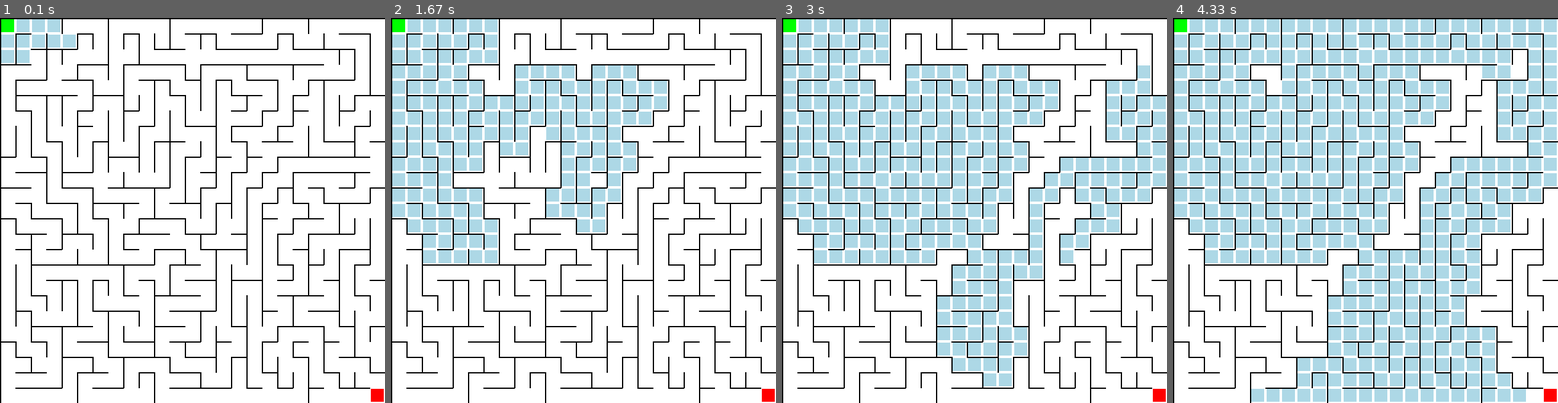
Above: before the commit, frames 1-4 (left to right).
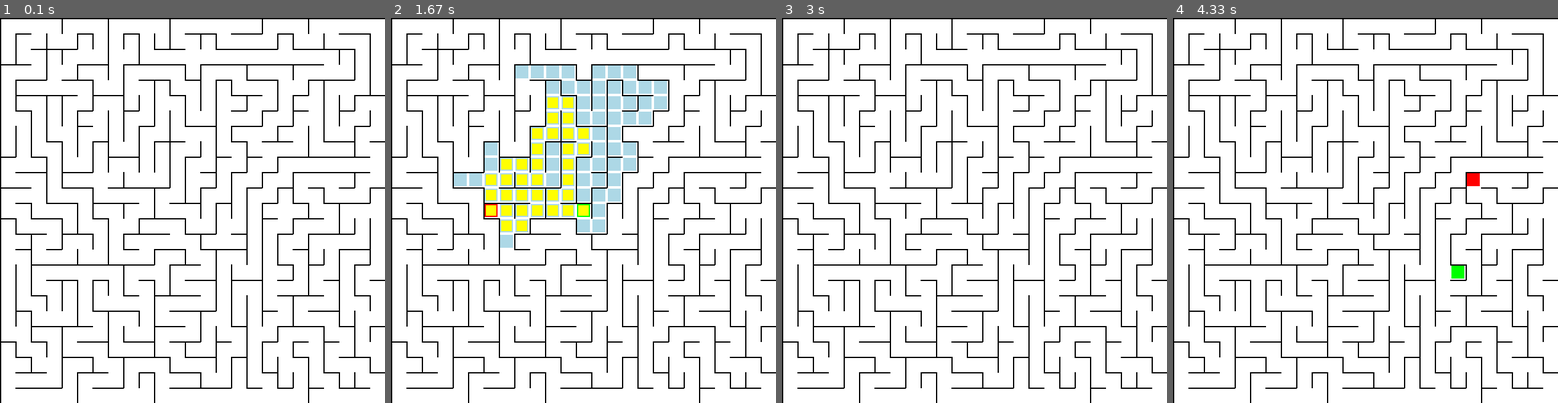
Above: after the commit, the same moments.

Repository: 06navdeep06/maze-using-Dijkstra-s-Algorithm
Game: pygame game, started from maze.py
Same seed, same stepped clock (60 frames per second), same inputs: the game is played once before the commit and once after it.
Inputs (mouse positions are in pixels of both pictures, inside the frame that each line leads up to):
- Up to frame 1 (0.1 s): no input
- Up to frame 2 (1.67 s): click (583, 210) at 0.38 s; click (491, 214) at 0.83 s; tap Space at 1.13 s
- Up to frame 3 (3 s): hold R from 2.67 s (still down); tap Space at 2.73 s
- Up to frame 4 (4.33 s): tap Space at 3.03 s; release R at 3.13 s; move the mouse to (1465, 272) at 3.17 s; click (1465, 272) at 3.33 s; move the mouse to (1465, 175) at 3.63 s; click (1465, 175) at 3.92 s

The runs differ from the first frame. In frame 1, 1.4% of the frame differs, in the area x 0-100%, y 0-100%; in frame 2, 17%; in frame 3, 34%; in frame 4, 49%.

Commit message:
feat: Add interactive start/end point selection

Diff:
--- a/maze.py
+++ b/maze.py
@@ -321,8 +321,7 @@
         return '\n'.join(''.join(line) for line in matrix) + '\n'
 
 if __name__ == '__main__':
-    from dijkstra import dijkstra_animated
-    from visualizer import MazeVisualizer, GREEN, RED
+    from visualizer import MazeVisualizer
     import sys
 
     if len(sys.argv) > 1:
@@ -338,26 +337,6 @@
     # Generate the maze
     maze = Maze.generate(width, height)
 
-    # Define start and end points
-    start_node = (0, 0)
-    end_node = (width - 1, height - 1)
-
-    # Set up the visualizer
+    # Create and run the visualizer
     visualizer = MazeVisualizer(maze, cell_size=25)
-    visualizer.draw_maze()
-    visualizer.highlight_cell(start_node, GREEN)
-    visualizer.highlight_cell(end_node, RED)
-
-    # Run the pathfinding algorithm and animate it
-    graph = maze.to_graph()
-    path_generator = dijkstra_animated(graph, start_node, end_node)
-
-    # Animate the exploration and get the final path from the generator's return value
-    final_path = visualizer.animate_pathfinding(path_generator, start_node, end_node)
-
-    # Draw the final path if it was found
-    if final_path:
-        visualizer.draw_path(final_path)
-
-    # Keep the window open
     visualizer.run()
--- a/visualizer.py
+++ b/visualizer.py
@@ -1,4 +1,5 @@
 import pygame
+from dijkstra import dijkstra_animated
 
 # Cardinal directions for wall checks
 N, S, W, E = ('n', 's', 'w', 'e')
@@ -8,8 +9,8 @@
 WHITE = (255, 255, 255)
 GREEN = (0, 255, 0)
 RED = (255, 0, 0)
-LIGHT_BLUE = (173, 216, 230) # For visited cells
-YELLOW = (255, 255, 0) # For the final path
+LIGHT_BLUE = (173, 216, 230)
+YELLOW = (255, 255, 0)
 
 class MazeVisualizer:
     def __init__(self, maze, cell_size=20):
@@ -19,23 +20,37 @@
         self.width = maze.width * cell_size
         self.height = maze.height * cell_size
         self.screen = pygame.display.set_mode((self.width, self.height))
-        pygame.display.set_caption("Maze Visualizer")
+        pygame.display.set_caption("Maze Solver - Click to set points, Space to solve")
+        self.font = pygame.font.Font(None, 36)
 
-    def draw_maze(self):
-        """Draws the entire maze structure, including all walls."""
+        self.start_node = None
+        self.end_node = None
+        self.state = 'SELECT_START'
+
+    def _get_cell_from_pos(self, pos):
+        """Converts pixel coordinates to grid cell coordinates."""
+        x, y = pos
+        col = x // self.cell_size
+        row = y // self.cell_size
+        return (col, row)
+
+    def _draw_text(self, text):
+        """Draws text instructions on the screen."""
+        surface = self.font.render(text, True, BLACK)
+        rect = surface.get_rect(center=(self.width // 2, self.height // 2))
+        self.screen.blit(surface, rect)
+        pygame.display.flip()
+
+    def _reset_visualization(self):
+        """Redraws the maze to clear any previous pathfinding visualization."""
         self.screen.fill(WHITE)
         for cell in self.maze.cells:
             x, y = cell.x * self.cell_size, cell.y * self.cell_size
             walls = cell.walls
-
-            if N in walls:
-                pygame.draw.line(self.screen, BLACK, (x, y), (x + self.cell_size, y), 2)
-            if S in walls:
-                pygame.draw.line(self.screen, BLACK, (x, y + self.cell_size), (x + self.cell_size, y + self.cell_size), 2)
-            if W in walls:
-                pygame.draw.line(self.screen, BLACK, (x, y), (x, y + self.cell_size), 2)
-            if E in walls:
-                pygame.draw.line(self.screen, BLACK, (x + self.cell_size, y), (x + self.cell_size, y + self.cell_size), 2)
+            if N in walls: pygame.draw.line(self.screen, BLACK, (x, y), (x + self.cell_size, y), 2)
+            if S in walls: pygame.draw.line(self.screen, BLACK, (x, y + self.cell_size), (x + self.cell_size, y + self.cell_size), 2)
+            if W in walls: pygame.draw.line(self.screen, BLACK, (x, y), (x, y + self.cell_size), 2)
+            if E in walls: pygame.draw.line(self.screen, BLACK, (x + self.cell_size, y), (x + self.cell_size, y + self.cell_size), 2)
         pygame.display.flip()
 
     def highlight_cell(self, cell_coords, color):
@@ -45,38 +60,64 @@
         pygame.draw.rect(self.screen, color, rect)
         pygame.display.flip()
 
-    def animate_pathfinding(self, path_generator, start_node, end_node):
-        """Animates the exploration of Dijkstra's algorithm and returns the final path."""
-        final_path = None
-        try:
-            while True:
-                # Handle Pygame events to keep the window responsive
-                for event in pygame.event.get():
-                    if event.type == pygame.QUIT:
-                        pygame.quit()
-                        return None # Exit if window is closed
-
-                visited_node = next(path_generator)
-                if visited_node != start_node and visited_node != end_node:
-                    self.highlight_cell(visited_node, LIGHT_BLUE)
-                    pygame.time.wait(10) # Animation delay
-        except StopIteration as e:
-            final_path = e.value
-        return final_path
-
     def draw_path(self, path):
         """Draws the solved path on the maze."""
-        for i in range(len(path)):
-            x, y = path[i]
+        for (x, y) in path:
             rect = pygame.Rect(x * self.cell_size + 4, y * self.cell_size + 4, self.cell_size - 8, self.cell_size - 8)
             pygame.draw.rect(self.screen, YELLOW, rect)
         pygame.display.flip()
 
     def run(self):
-        """Keeps the Pygame window open until the user closes it."""
+        """Runs the main application loop for interactive maze solving."""
         running = True
+        self._reset_visualization()
+
         while running:
             for event in pygame.event.get():
                 if event.type == pygame.QUIT:
                     running = False
+
+                if event.type == pygame.MOUSEBUTTONDOWN:
+                    pos = self._get_cell_from_pos(pygame.mouse.get_pos())
+                    if self.state == 'SELECT_START':
+                        self.start_node = pos
+                        self.highlight_cell(self.start_node, GREEN)
+                        self.state = 'SELECT_END'
+                    elif self.state == 'SELECT_END':
+                        self.end_node = pos
+                        self.highlight_cell(self.end_node, RED)
+                        self.state = 'READY_TO_RUN'
+
+                if event.type == pygame.KEYDOWN:
+                    if event.key == pygame.K_SPACE and self.state == 'READY_TO_RUN':
+                        self.state = 'RUNNING'
+                        graph = self.maze.to_graph()
+                        path_generator = dijkstra_animated(graph, self.start_node, self.end_node)
+
+                        final_path = None
+                        try:
+                            while True:
+                                for e in pygame.event.get(): # Keep window responsive
+                                    if e.type == pygame.QUIT: running = False; break
+                                if not running: break
+
+                                visited_node = next(path_generator)
+                                if visited_node != self.start_node and visited_node != self.end_node:
+                                    self.highlight_cell(visited_node, LIGHT_BLUE)
+                                    pygame.time.wait(5)
+                        except StopIteration as e:
+                            final_path = e.value
+
+                        if final_path:
+                            self.draw_path(final_path)
+
+                        self.state = 'FINISHED'
+
+                    if event.key == pygame.K_r and self.state == 'FINISHED':
+                        # Reset for another run
+                        self._reset_visualization()
+                        self.start_node = None
+                        self.end_node = None
+                        self.state = 'SELECT_START'
+
         pygame.quit()
